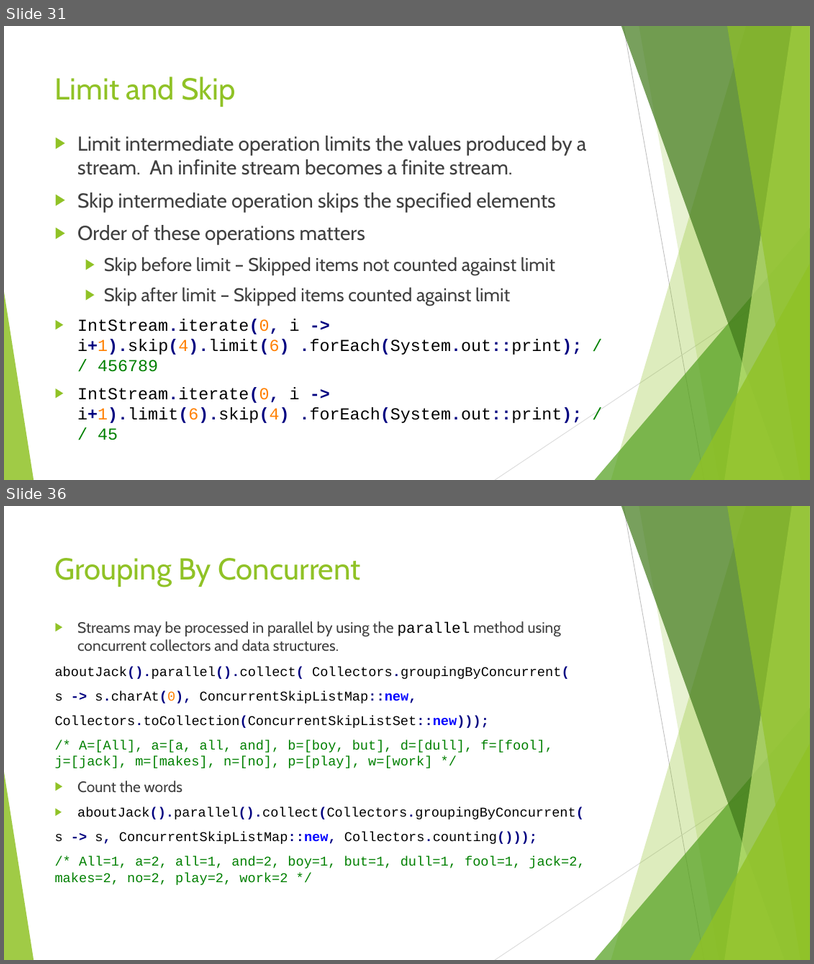
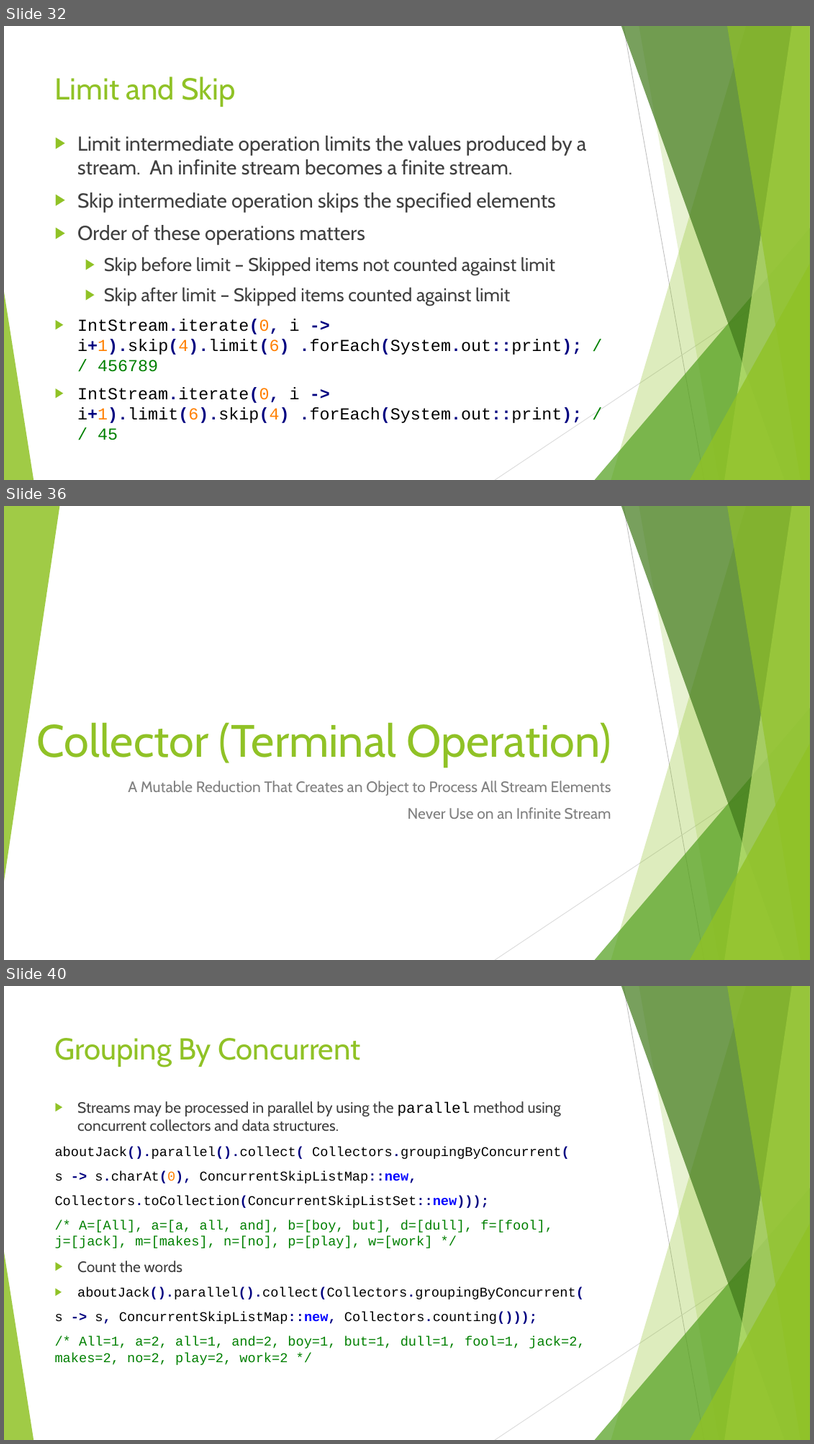
Before and after one commit to RichardRoda/2017-CodePaLOUsa-Lambda, a slide deck: Learning to Love the Lambda in the Stream.pptx. Shown one above the other, each under a label of ours: slides 31 and 36 before the commit, slides 32, 36 and 40 after it; the slides between them are not shown. The pictures are 814x964 and 814x1444 pixels, drawn with LibreOffice and Linux fonts; fonts in the diff are those of the drawing. Boxes give left, top, right and bottom in pixels: in the first picture for what was removed or moved away, otherwise in the second. Text is boxed around its words. In the diff, an @@ line names an element or a change of style, - is before the commit and + after.

Commit message:
Better organize the stream slides by topic.  Add topic introduction slides. add reduction to terminal operations (how did that one get left out?!)

```diff
--- a/Learning to Love the Lambda in the Stream.pptx
+++ b/Learning to Love the Lambda in the Stream.pptx
@@ slide 36 added at (4,506,810,960), background #FFFFFF; not listed: 9 template elements that a slide beside it also shows @@
@@ triangle added at (4,506,59,881), fill #90C226 at 85% opacity @@
@@ title added at (37,722,611,767), 54 pt, text #90C226 @@
+Collector (Terminal Operation)
@@ subtitle added at (128,780,612,818), 18 pt, text #808080 @@
+A Mutable Reduction That Creates an Object to Process All Stream Elements
+Never Use on an Infinite Stream
@@ what was slide 31 is now slide 32 @@
@@ what was slide 36 is now slide 40 @@
```
Also in this commit, not shown: 7 slides changed, 3 other slides added, 1 slide removed.
